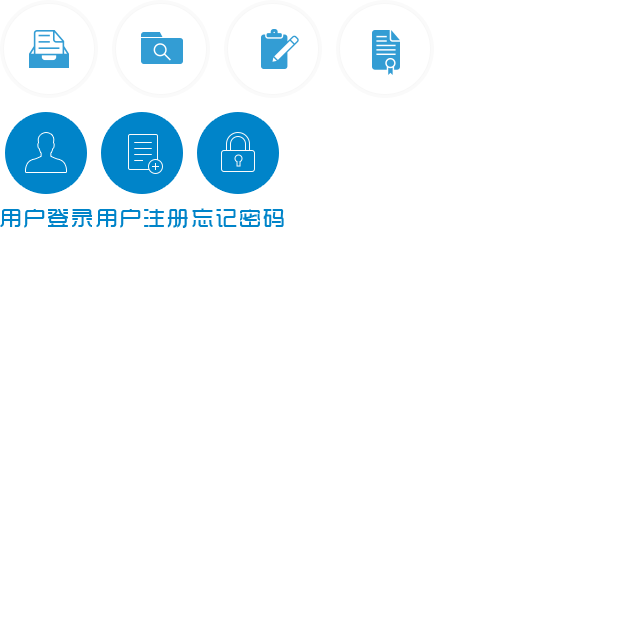
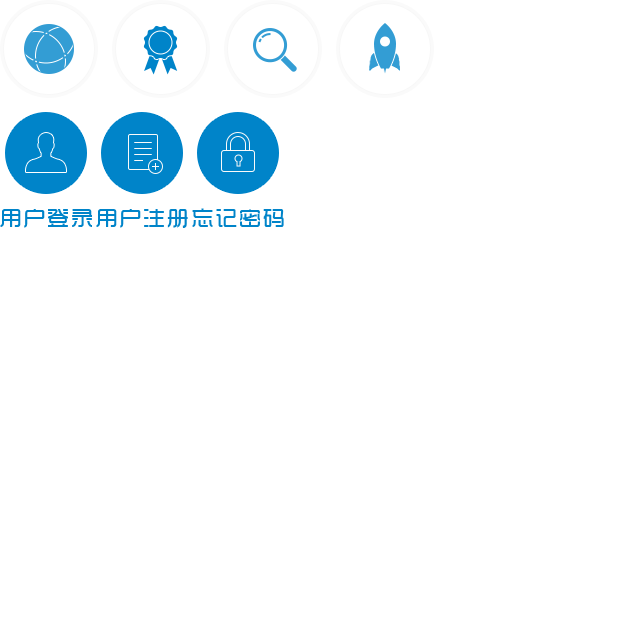
Layers edited between the first and the second w=640, h=640 image:
added layer "椭圆 4" above "图层 8" over [24, 24, 74, 74]
added layer "组 14（合并）" above "图层 2" over [142, 25, 179, 75]
painted on "图层 2" over [29, 30, 69, 68]
added layer "组 16（合并）" above "图层 3" over [253, 28, 297, 72]
painted on "图层 3" over [141, 32, 183, 64]
added layer "图层 9" above "图层 4" over [369, 23, 400, 75]
painted on "图层 4" over [261, 29, 299, 69]
painted on "图层 5" over [372, 30, 400, 75]
